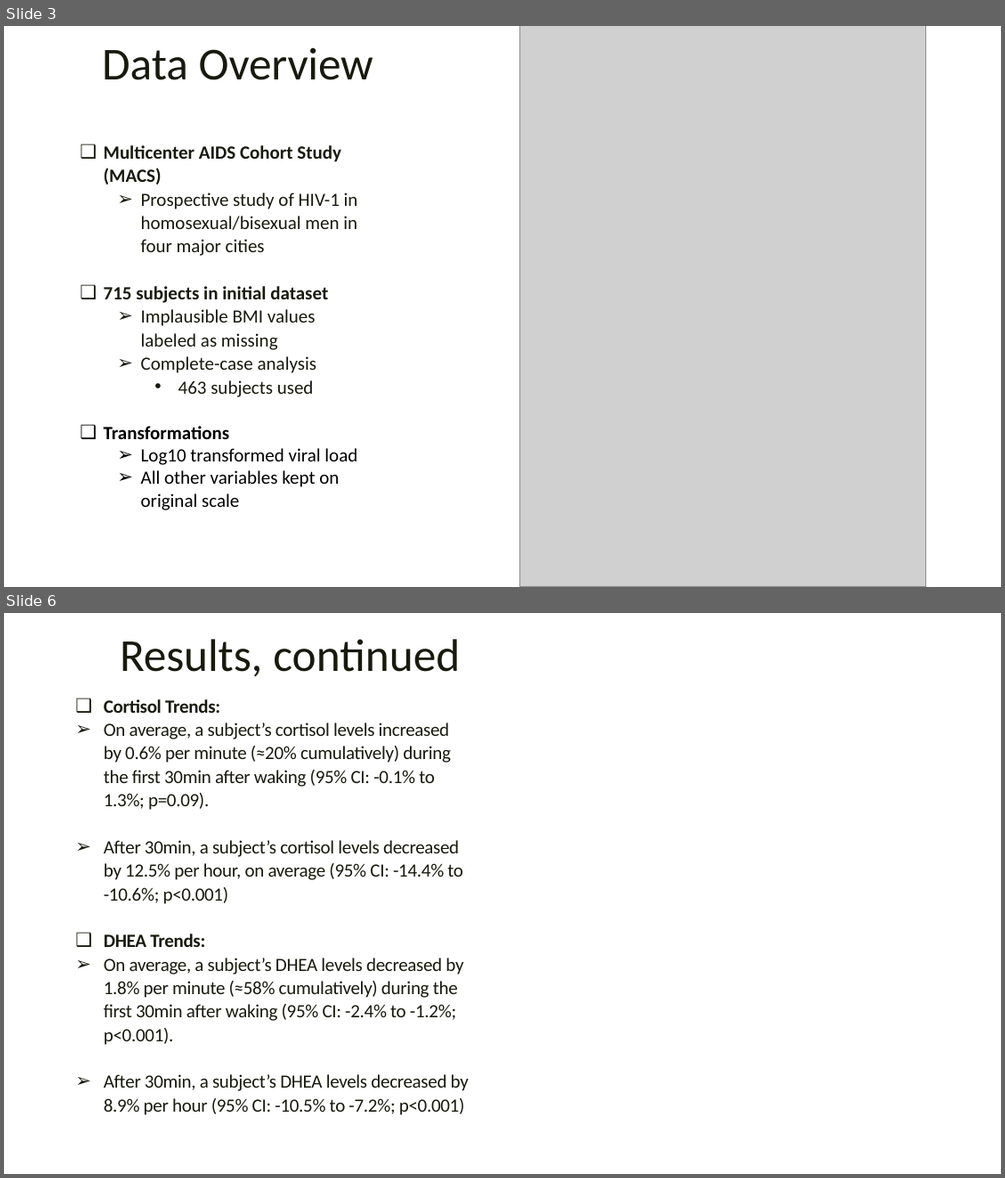
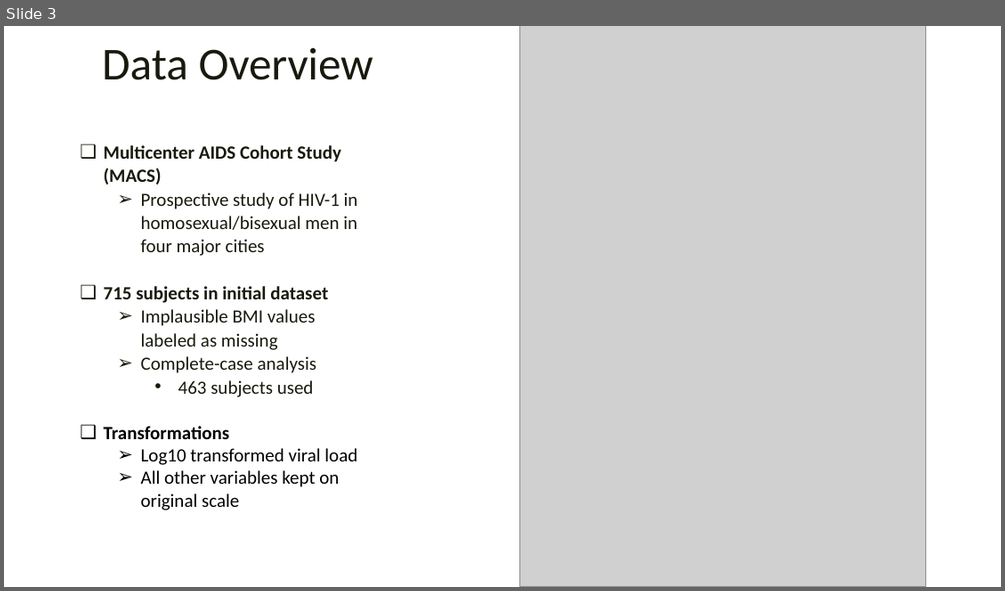
Before and after one commit to rysummers/BIOS6624-Class, a slide deck: Project1/Reports/Project1_Presentation_summers.pptx. Shown one above the other, each under a label of ours: slides 3 and 6 before the commit, slide 3 after it; the slides between them are not shown. The pictures are 1005x1178 and 1005x591 pixels, drawn with LibreOffice and Linux fonts; fonts in the diff are those of the drawing; grey boxes stand for pictures; background and template pictures are left out. Boxes give left, top, right and bottom in pixels: in the first picture for what was removed or moved away, otherwise in the second. Text is boxed around its words. In the diff, an @@ line names an element or a change of style, - is before the commit and + after.

```diff
--- a/Project1/Reports/Project1_Presentation_summers.pptx
+++ b/Project1/Reports/Project1_Presentation_summers.pptx
@@ slide 6 removed at [4,613,1001,1174], background picture (left out) @@
@@ text removed at [120,639,460,677] @@
-Results, continued
@@ text removed at [104,699,469,1115] @@
-❑ Cortisol Trends:
-➢ On average, a subject’s cortisol levels increased by 0.6% per minute (≈20% cumulatively) during the first 30min after waking (95% CI: -0.1% to 1.3%; p=0.09).
-➢ After 30min, a subject’s cortisol levels decreased by 12.5% per hour, on average (95% CI: -14.4% to -10.6%; p<0.001)
-❑ DHEA Trends:
-➢ On average, a subject’s DHEA levels decreased by 1.8% per minute (≈58% cumulatively) during the first 30min after waking (95% CI: -2.4% to -1.2%; p<0.001).
-➢ After 30min, a subject’s DHEA levels decreased by 8.9% per hour (95% CI: -10.5% to -7.2%; p<0.001)
```
Also in this commit, not shown: 1 slide changed, 3 slides added, 1 other slide removed, 14 other files.
